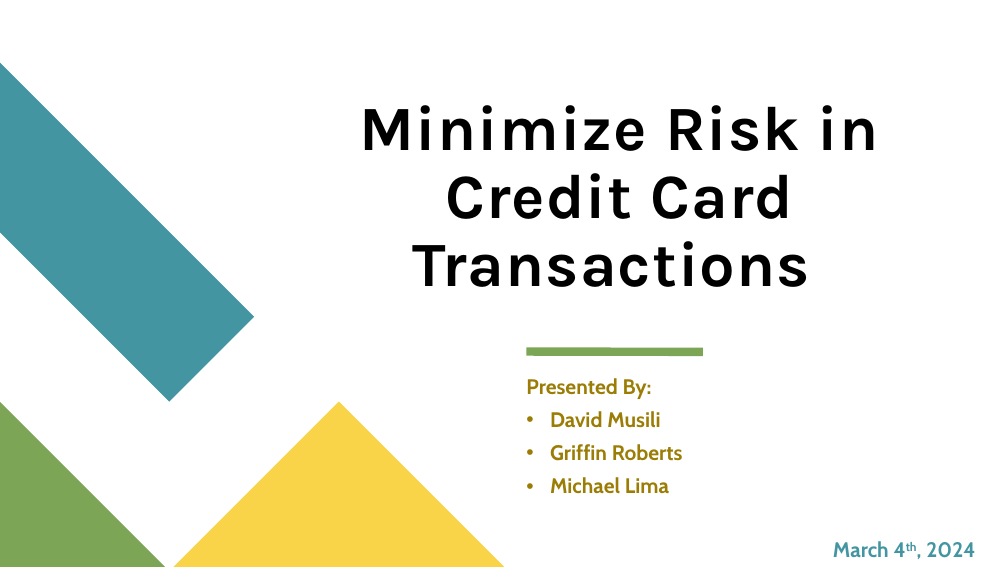
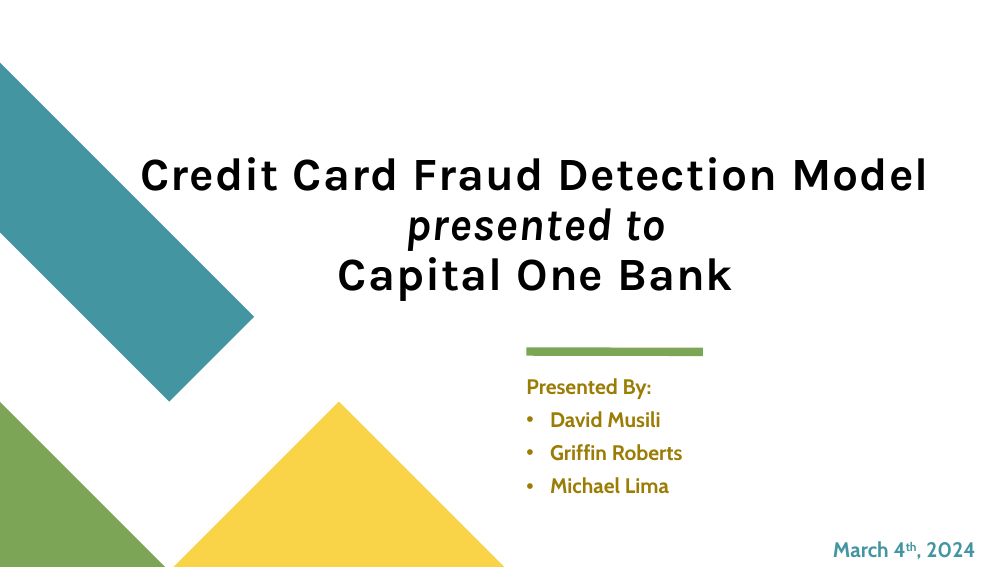
Before and after one commit to dmusili/creditcardfrauddetection, a slide deck: slide 1 of Credit Card Fraud Detection.pptx. Drawn at 1008x567 pixels with LibreOffice and Linux fonts; fonts in the diff are those of the drawing. Boxes give left, top, right and bottom in pixels: in the first picture for what was removed or moved away, otherwise in the second. Text is boxed around its words. In the diff, an @@ line names an element or a change of style, - is before the commit and + after.

```diff
--- a/Credit Card Fraud Detection.pptx
+++ b/Credit Card Fraud Detection.pptx
@@ title at (140,157,929,301): text changed; size 60 to 44 pt @@
-Minimize Risk in Credit Card Transactions
+Credit Card Fraud Detection Model
+presented to
+Capital One Bank
```
Also in this commit, not shown: 8 other slides changed.
